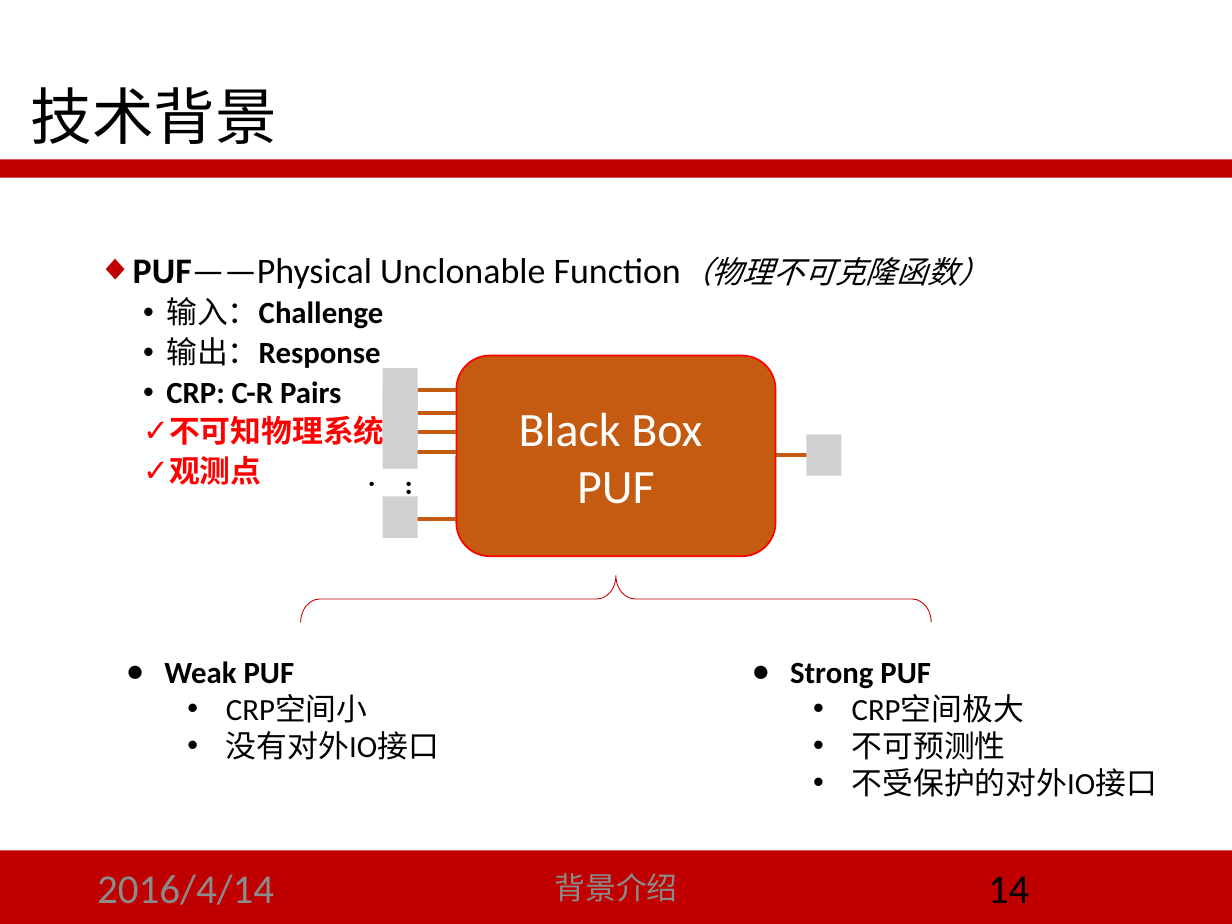
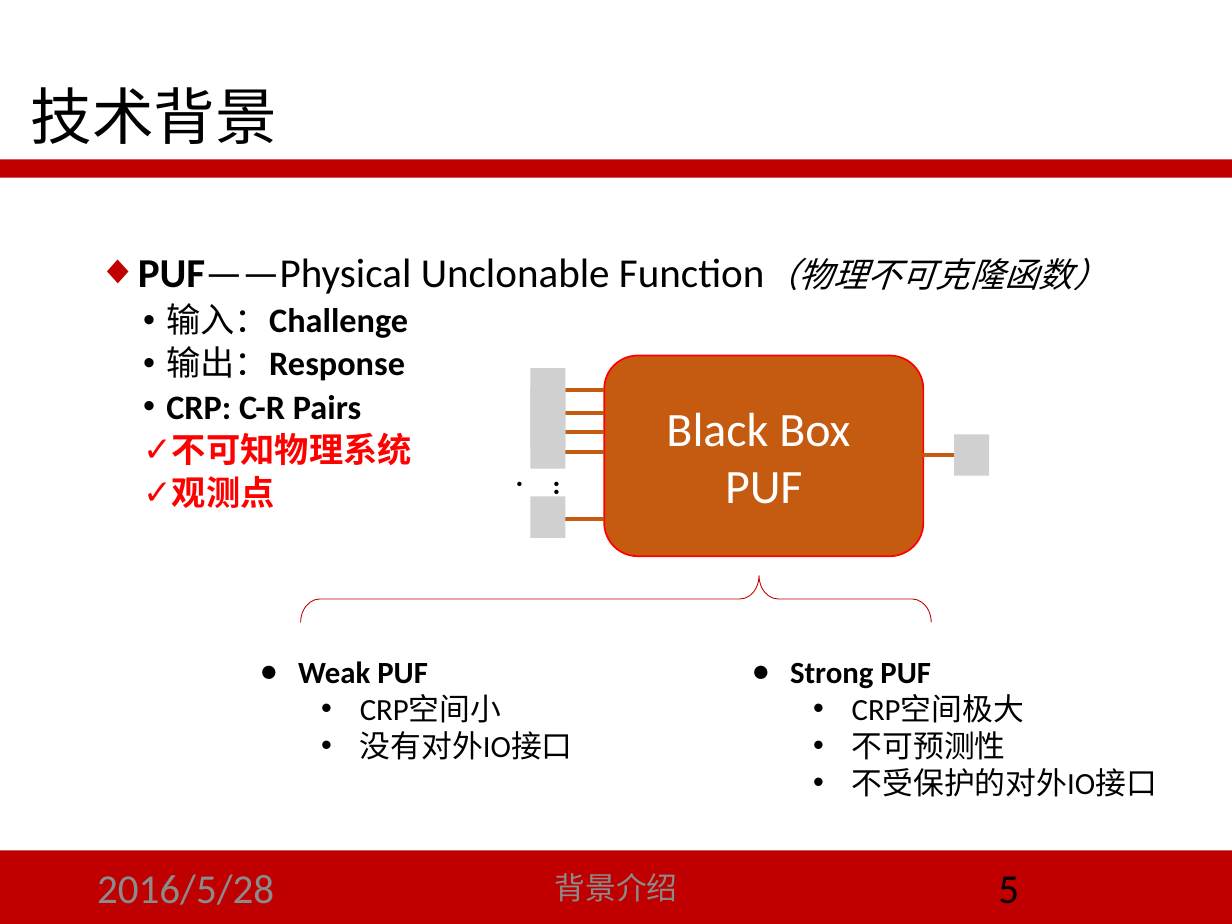
Before and after one commit to LoSealL/masterthesis, a slide deck: slide 5 of 答辩/script_02.pptx (slide 14 before the commit). Drawn at 1232x924 pixels with LibreOffice and Linux fonts; fonts in the diff are those of the drawing; grey boxes stand for pictures. Boxes give left, top, right and bottom in pixels: in the first picture for what was removed or moved away, otherwise in the second. Text is boxed around its words. In the diff, an @@ line names an element or a change of style, - is before the commit and + after.

```diff
--- a/答辩/script_02.pptx
+++ b/答辩/script_02.pptx
@@ text "PUF——Physical Unclonable Function（物理不可克隆函数）" at (138,258,1108,508): size 21 to 24 pt in "PUF——Physical Unclonable Function（物理不可克隆函数）"; size 18 to 20 pt in "Function（物理不可克隆函数）", "输入：Challenge", "输出：Response", "CRP: C-R Pairs" and 2 more places @@
@@ 5 lines, 1 text: place and size @@
-5 lines, 1 text at (375,391,456,520)
+5 lines, 1 text at (522,391,604,520)
@@ 6 pictures, 1 rounded rectangle, 1 line: place and size @@
-6 pictures, 1 rounded rectangle, 1 line at (383,356,841,557)
+6 pictures, 1 rounded rectangle, 1 line at (531,356,989,557)
@@ right brace at (301,575,931,622): proportions changed @@
@@ text "Weak PUF": place and size @@
-text "Weak PUF" at (164,661,439,760)
+text "Weak PUF" at (298,661,573,760)
@@ text at (97,874,274,905): text changed @@
-2016/4/14
+2016/5/28
@@ page number at (998,876,1019,904): text changed @@
-14
+5
```
Also in this commit, not shown: 26 other slides changed, 7 slides added, 24 slides removed, 5 other files.
